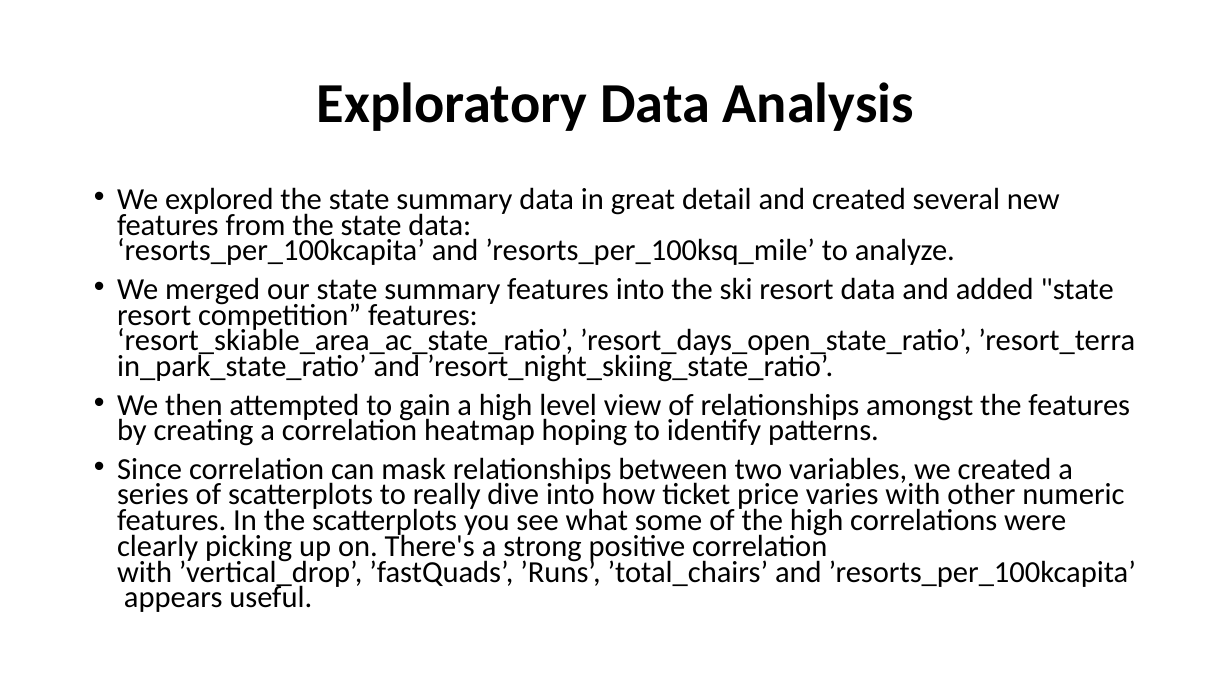
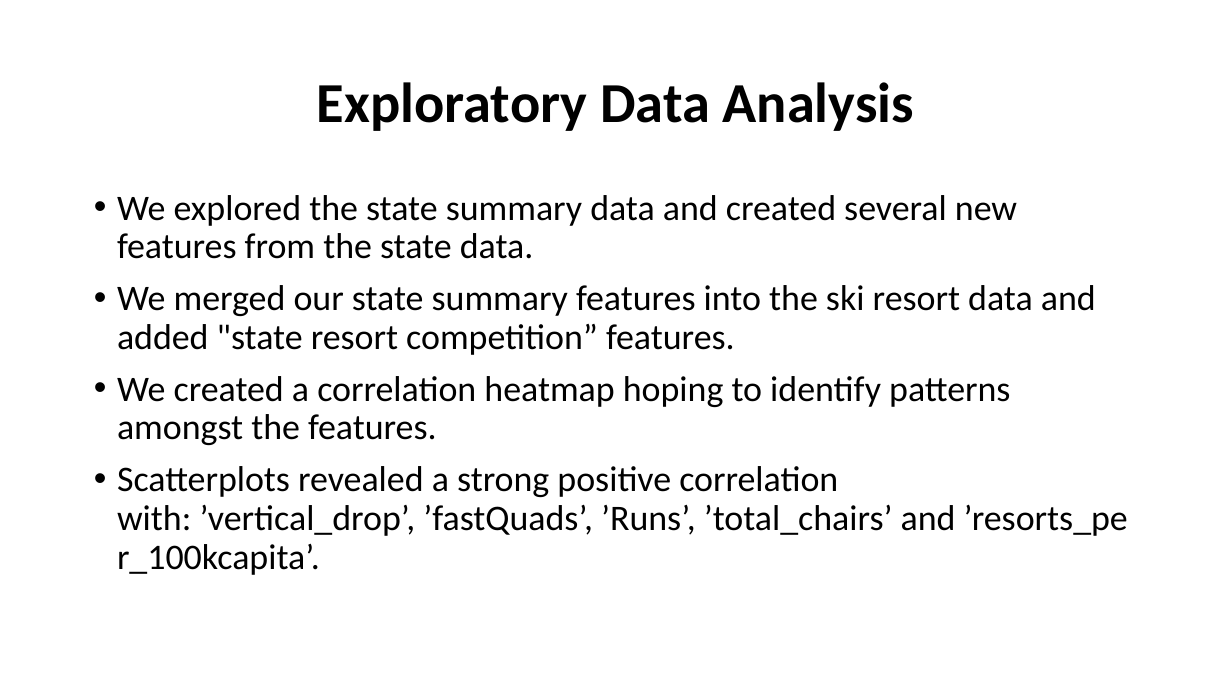
Before and after one commit to reneeylewis/Springboard-Projects, a slide deck: slide 6 of GuidedCapstone - Ski Resort/Step Seven - Slide Deck/Guided Capstone Slide Deck.pptx (slide 4 before the commit). Drawn at 1232x693 pixels with LibreOffice and Linux fonts; fonts in the diff are those of the drawing. Boxes give left, top, right and bottom in pixels: in the first picture for what was removed or moved away, otherwise in the second. Text is boxed around its words. In the diff, an @@ line names an element or a change of style, - is before the commit and + after.

```diff
--- a/GuidedCapstone - Ski Resort/Step Seven - Slide Deck/Guided Capstone Slide Deck.pptx
+++ b/GuidedCapstone - Ski Resort/Step Seven - Slide Deck/Guided Capstone Slide Deck.pptx
@@ text at (x1=117, y1=195, x2=1128, y2=575): text changed; size 23.8 to 28 pt @@
-• We explored the state summary data in great detail and created several new features from the state data: ‘resorts_per_100kcapita’ and ’resorts_per_100ksq_mile’ to analyze.
-• We merged our state summary features into the ski resort data and added "state resort competition” features: ‘resort_skiable_area_ac_state_ratio’, ’resort_days_open_state_ratio’, ’resort_terrain_park_state_ratio’ and ’resort_night_skiing_state_ratio’.
-• We then attempted to gain a high level view of relationships amongst the features by creating a correlation heatmap hoping to identify patterns.
-• Since correlation can mask relationships between two variables, we created a series of scatterplots to really dive into how ticket price varies with other numeric features. In the scatterplots you see what some of the high correlations were clearly picking up on. There's a strong positive correlation with ’vertical_drop’, ’fastQuads’, ’Runs’, ’total_chairs’ and ’resorts_per_100kcapita’ appears useful.
+• We explored the state summary data and created several new features from the state data.
+• We merged our state summary features into the ski resort data and added "state resort competition” features.
+• We created a correlation heatmap hoping to identify patterns amongst the features.
+• Scatterplots revealed a strong positive correlation with: ’vertical_drop’, ’fastQuads’, ’Runs’, ’total_chairs’ and ’resorts_per_100kcapita’.
```
Also in this commit, not shown: 5 other slides changed, 3 slides added, 1 other file.
